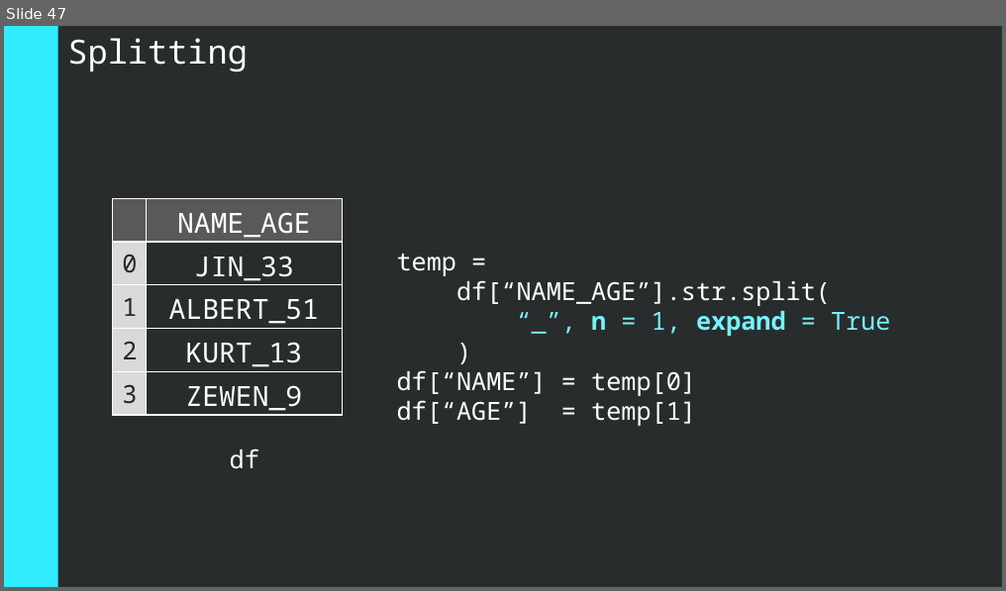
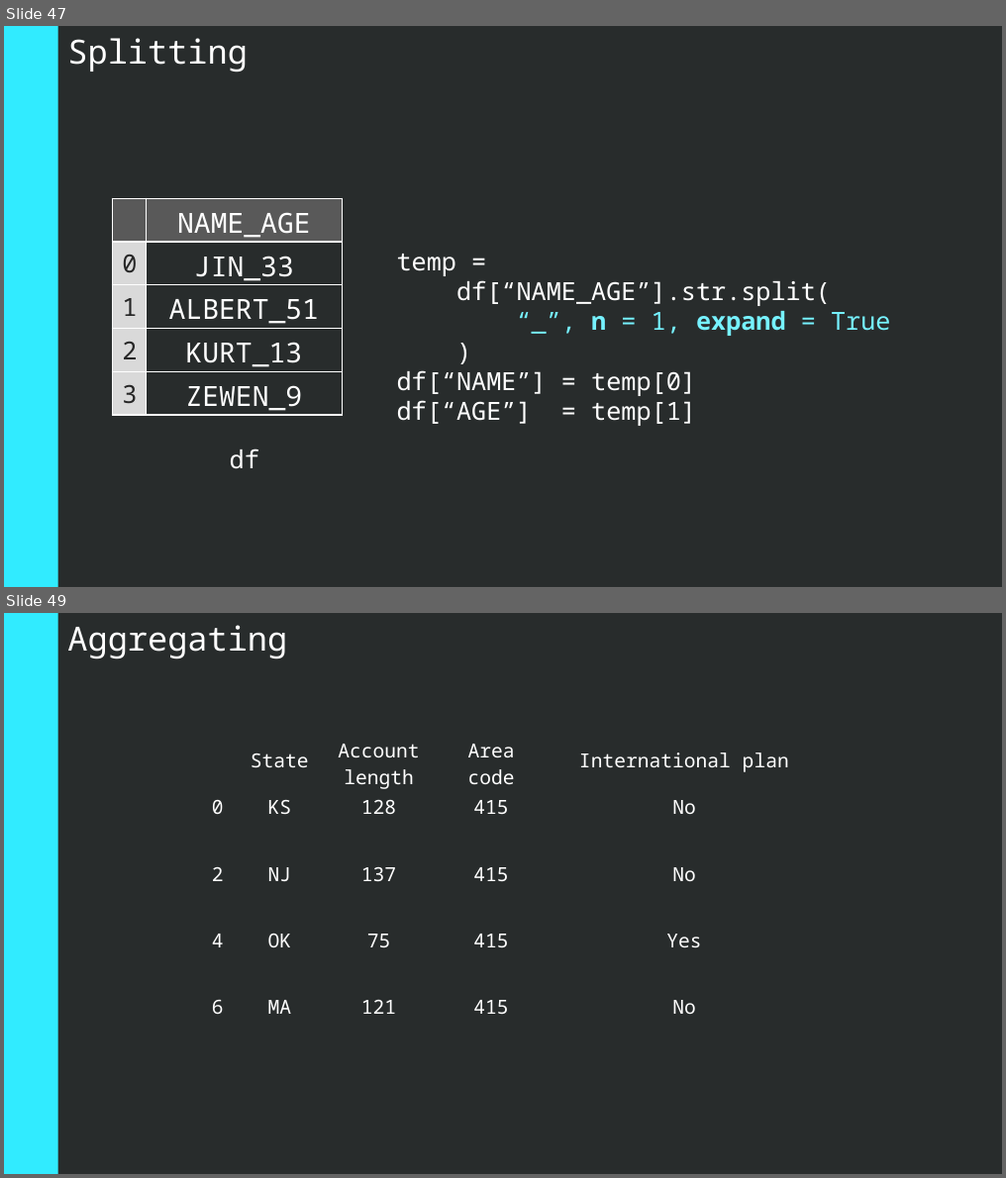
Before and after one commit to BowinJH/MLWeek-D1, a slide deck: src/presentation/Presentation.pptx. Shown one above the other, each under a label of ours: slide 47 before the commit, slides 47 and 49 after it; the slides between them are not shown. The pictures are 1006x591 and 1006x1178 pixels, drawn with LibreOffice and Linux fonts; fonts in the diff are those of the drawing. Boxes give left, top, right and bottom in pixels: in the first picture for what was removed or moved away, otherwise in the second. Text is boxed around its words. In the diff, an @@ line names an element or a change of style, - is before the commit and + after.

```diff
--- a/src/presentation/Presentation.pptx
+++ b/src/presentation/Presentation.pptx
@@ slide 49 added at box(4, 613, 1002, 1174), background #282C2C @@
@@ rectangle added at box(4, 613, 57, 1173), fill #31EBFF @@
@@ text added at box(67, 625, 287, 660), 24 pt, text #FFFFFF @@
+Aggregating
@@ table added at box(202, 733, 817, 1056), 9 rows, 5 columns @@
+ | State | Account length | Area code | International plan
+0 | KS | 128 | 415 | No
+ |  |  |  | 
+2 | NJ | 137 | 415 | No
+ |  |  |  | 
+4 | OK | 75 | 415 | Yes
+ |  |  |  | 
+6 | MA | 121 | 415 | No
+ |  |  |  | 
```
Also in this commit, not shown: 10 other slides added, 1 other file.
